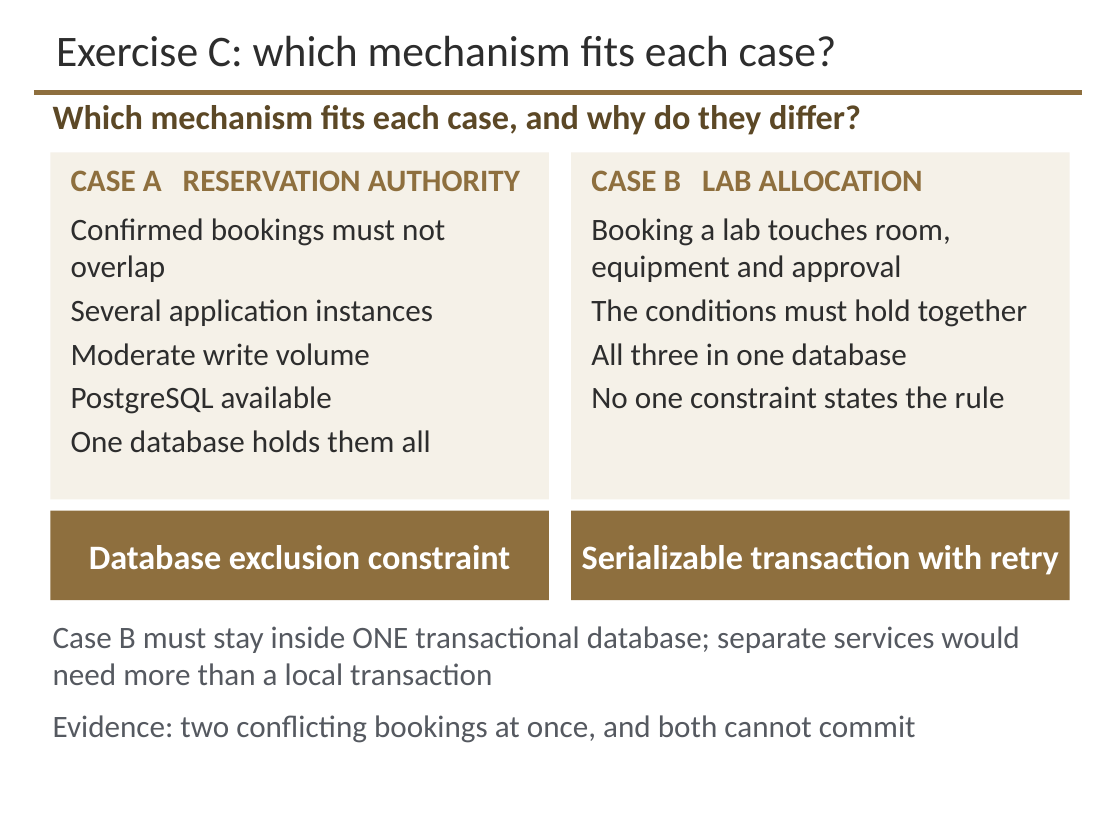
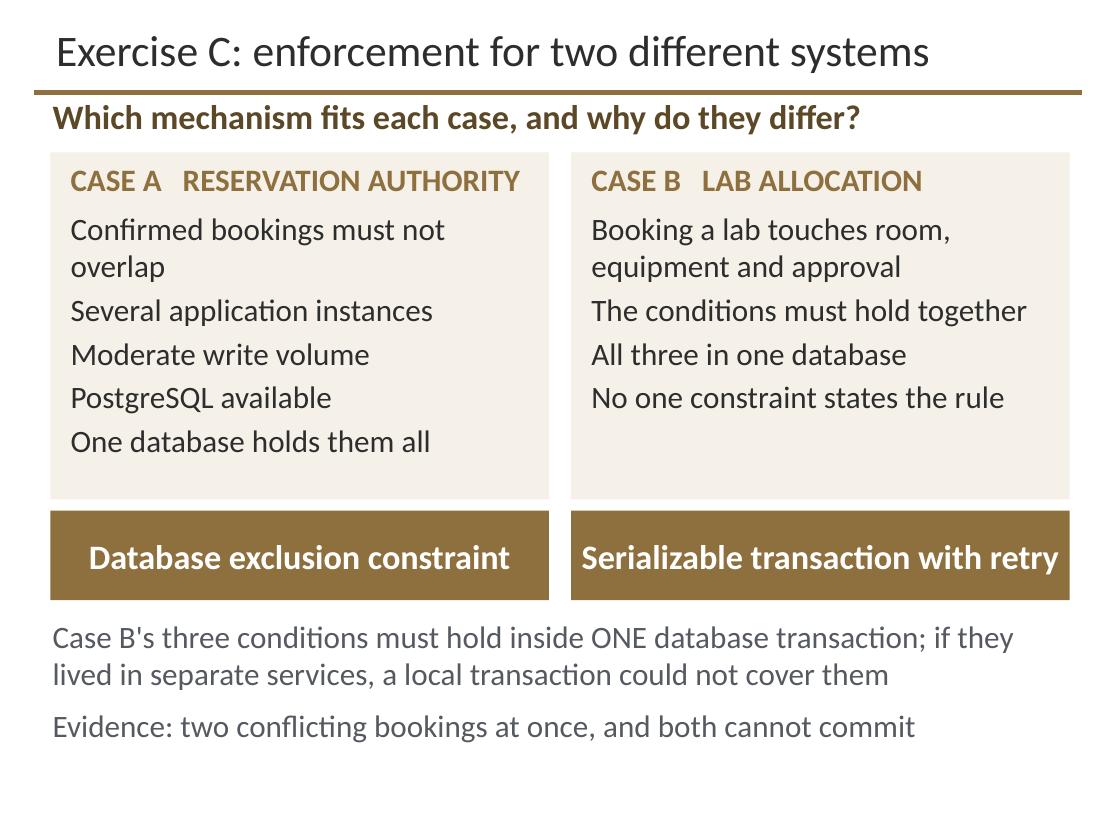
Before and after one commit to davisjam/model-based-agentic-software-engineering, a slide deck: slide 28 of course/lectures/act-3-software-in-the-world/02-data-management/3-2-Data-Management.pptx. Drawn at 1120x840 pixels with LibreOffice and Linux fonts; fonts in the diff are those of the drawing; background and template pictures are left out. Boxes give left, top, right and bottom in pixels: in the first picture for what was removed or moved away, otherwise in the second. Text is boxed around its words. In the diff, an @@ line names an element or a change of style, - is before the commit and + after.

Commit message:
deck 3-2: the per-slide corrections on the concurrency run
Slide 24, the three approaches: the prompt said 'both of these' and now names
requests A and B. The author asked for 'both requests A and B from previous
slide'; the full phrase measures 91 characters against a 67-character one-line
budget at 22pt, and the band cannot take a second line without pushing the table
below the floor. Naming A and B carries the reference, which the resequencing is
what makes unambiguous: slide 23 now IS the previous slide and labels them so.

Slide 25, the transaction: a definition card replaces 'what it promises', the two
cards that both said 'does not stop interleaving' are now one statement of what
it promises and one headed card of what it does not provide. The ask was built as
the LAST click, after its own answers; it is now the second.

Slide 26, isolation: the top line defines isolation instead of opening on 'a
history orders', which the author found confusing. The bottom card names the
agent and the object rather than saying 'it rules out this history'. The round-6
NOT SERIALIZABLE label and the withdrawal of the deepening request both stand.

Slide 27: 'it' in the title was undefined, and the old title was also the slide's
own discovery sentence printed in advance, so the two panel heads revealed a
split the title had already announced. Both are now fixed by one title. The left
verdict band wrapped outside its own fill, which predates this round.

Slide 28: the duplicated question leaves the title; 'ONE transactional database'
becomes 'ONE database transaction', with the sentence rebuilt around the new noun
phrase, because the constraint is about the unit the work forms and not where the
rows live.

Builds re-emitted whole on 25 and 27; 27 drops from eight click groups to six by
merging each panel head with the panel it heads.

```diff
--- a/course/lectures/act-3-software-in-the-world/02-data-management/3-2-Data-Management.pptx
+++ b/course/lectures/act-3-software-in-the-world/02-data-management/3-2-Data-Management.pptx
@@ title at bbox=[56, 35, 930, 73]: text changed @@
-Exercise C: which mechanism fits each case?
+Exercise C: enforcement for two different systems
@@ text at bbox=[53, 626, 1013, 690]: text changed @@
-Case B must stay inside ONE transactional database; separate services would need more than a local transaction
+Case B's three conditions must hold inside ONE database transaction; if they lived in separate services, a local transaction could not cover them
```
Also in this commit, not shown: 4 other slides changed.
